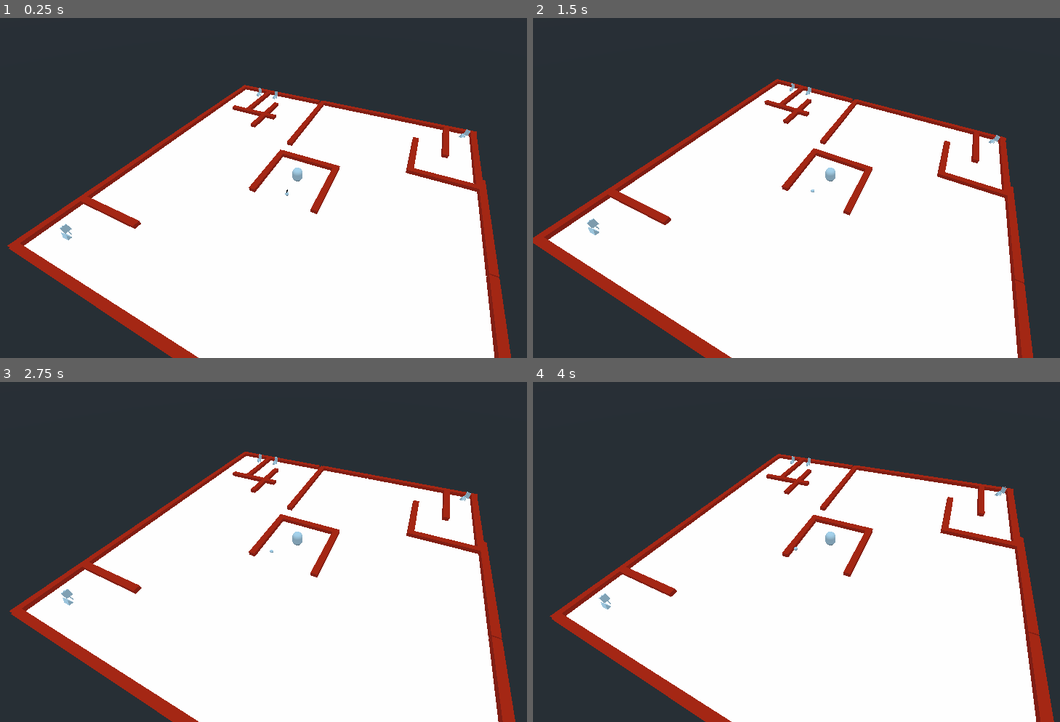
Above: before the commit, frames 1-4 (two rows, left to right).
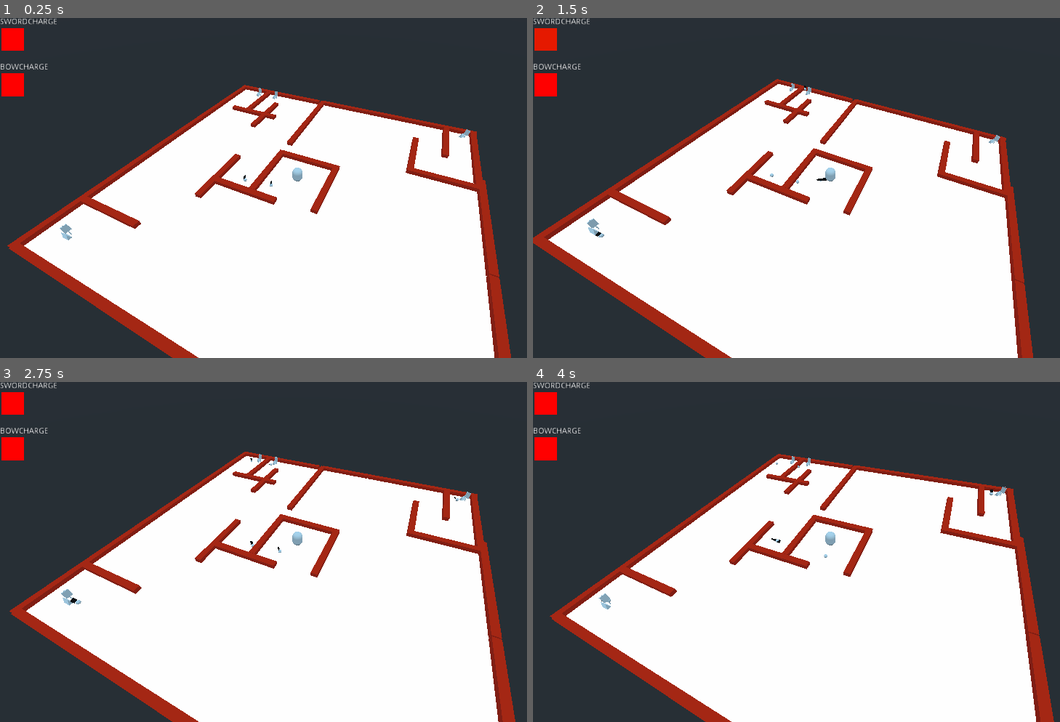
Above: after the commit, the same moments.

Repository: dannytaylor/ld49
Game: Godot game, scene res://levels/test.tscn
The game is run twice, just before and just after one commit, with the same random seed, the same clock (stepped at 60 frames per second) and the same inputs.
Inputs (mouse positions are in pixels of both pictures, inside the frame that each line leads up to):
- Up to frame 1 (0.25 s): no input
- Up to frame 2 (1.5 s): tap Enter at 0.5 s; move the mouse to (854, 188) at 0.52 s; click (854, 188) at 0.67 s; move the mouse to (796, 188) at 1.27 s; click (796, 188) at 1.42 s
- Up to frame 3 (2.75 s): move the mouse to (305, 545) at 2.02 s; click (305, 545) at 2.17 s
- Up to frame 4 (4 s): move the mouse to (817, 558) at 2.77 s; click (817, 558) at 2.92 s; move the mouse to (865, 555) at 3.52 s; click (865, 555) at 3.67 s

The runs differ from the first frame. In frame 1, 1.3% of the frame differs, in the area x 0-55%, y 0-55%; in frame 2, 1.3%, in the area x 0-56%, y 0-65%; in frame 3, 1.3%; in frame 4, 1.3%.

Commit message:
WIP attacks started, needs work

Diff:
--- a/project/levels/Hero.gd
+++ b/project/levels/Hero.gd
@@ -1,13 +1,52 @@
 extends MeshInstance
 
 var attack_charged = false
+var bow_charged = false
 
 # Called when the node enters the scene tree for the first time.
 func _ready():
 	pass # Replace with function body.
 
+func _process(delta):
+	_colorize_gui()
+
+func _colorize_gui():
+	var atkpct = $AttackChargeTimer.time_left / $AttackChargeTimer.wait_time
+	if $AttackChargeTimer.is_stopped():
+		atkpct = 1.0
+	var bowpct = $BowChargeTimer.time_left / $BowChargeTimer.wait_time
+	if $BowChargeTimer.is_stopped():
+		bowpct = 1.0
+
+	var atk_red = atkpct
+	var atk_green = 1 - atkpct
+	if atk_green != 0:
+		print(atk_green)
+	var atk_blue = 0.0
+	if attack_charged:
+		atk_red = 1
+		atk_green = 1
+		atk_blue = 1
+	$SwordCharge/ColorRect.color.r = atk_red
+	$SwordCharge/ColorRect.color.g = atk_green
+	$SwordCharge/ColorRect.color.b = atk_blue
+
+	var bow_red = bowpct
+	var bow_green = 1 - bowpct
+	var bow_blue = 0.0
+	if bow_charged:
+		bow_red = 1
+		bow_green = 1
+		bow_blue = 1
+	$BowCharge/ColorRect.color.r = bow_red
+	$BowCharge/ColorRect.color.g = bow_green
+	$BowCharge/ColorRect.color.b = bow_blue
+
 func _get_melee_enemies():
 	return $AttackZone.get_overlapping_bodies()
+
+func _get_ranged_enemies():
+	return $ArrowZone.get_overlapping_bodies()
 
 func _attack_single_enemy():
 	var enemies = _get_melee_enemies()
@@ -24,7 +63,7 @@
 
 	# Attack the enemy
 	print("Attacking enemy: " + closest_enemy.to_string())
-	var slashscn = load("res://objects/effects/slash.tscn")
+	var slashscn = load("res://objects/attacks/slash.tscn")
 	var slash = slashscn.instance()
 	slash.global_transform.origin = self.global_transform.origin
 	slash.look_at(closest_enemy.global_transform.origin, Vector3(0, 1, 0))
@@ -36,10 +75,39 @@
 	var enemies = _get_melee_enemies()
 	for enemy in enemies:
 		print("Attacking enemy: " + enemy.to_string())
-	var spinscn = load("res://objects/effects/spin.tscn")
+	var spinscn = load("res://objects/attacks/spin.tscn")
 	var spin = spinscn.instance()
 	spin.global_transform.origin = self.global_transform.origin
 	self.get_parent().add_child(spin)
+
+func _attack_enemy_with_bow():
+	var enemies = _get_ranged_enemies()
+	var furthest_distance = -INF
+	var furthest_enemy = null
+	for enemy in enemies:
+		var distance = self.global_transform.origin.distance_squared_to(enemy.global_transform.origin)
+		if distance > furthest_distance:
+			furthest_distance = distance
+			furthest_enemy = enemy
+	if furthest_enemy == null:
+		# Nothing to do...
+		return
+
+	var arrowscn = load("res://objects/attacks/arrow.tscn")
+	var arrow = arrowscn.instance()
+	self.get_parent().add_child(arrow)
+
+	# Create a path for the arrow to follow
+	var midpoint_x = (self.global_transform.origin.x + furthest_enemy.global_transform.origin.x) / 2
+	var midpoint_z = (self.global_transform.origin.z + furthest_enemy.global_transform.origin.z) / 2
+	var curve = Curve3D.new()
+	curve.clear_points()
+	curve.add_point(self.global_transform.origin)
+	curve.add_point(Vector3(midpoint_x, furthest_enemy.global_transform.origin.y + 1, midpoint_z))
+	curve.add_point(furthest_enemy.global_transform.origin)
+
+	arrow.get_path().curve = curve
+	arrow.global_transform.origin = self.global_transform.origin
 
 func _input(event):
 	if event is InputEventMouseButton:
@@ -58,15 +126,28 @@
 				else:
 					# Not long enough
 					pass
+				attack_charged = false
 		if event.button_index == 2:
 			if event.pressed == true:
-				# Do nothing on press
-				pass
+				# Start charging bow
+				bow_charged = false
+				$BowChargeTimer.start()
 			else:
-				# Arrow attack
-				pass
+				# Stop charging bow
+				$BowChargeTimer.stop()
+				if bow_charged == true:
+					# spin attack
+					_attack_enemy_with_bow()
+				else:
+					# Not long enough
+					pass
+				bow_charged = false
 
 
 func _on_AttackChargeTimer_timeout():
 	attack_charged = true
 	$AttackChargeTimer.stop()
+
+func _on_BowChargeTimer_timeout():
+	bow_charged = true
+	$BowChargeTimer.stop()
--- a/project/levels/test.tscn
+++ b/project/levels/test.tscn
@@ -14,7 +14,7 @@
 [sub_resource type="CapsuleMesh" id=3]
 
 [sub_resource type="BoxShape" id=4]
-extents = Vector3( 3, 3, 2 )
+extents = Vector3( 15, 15, 2 )
 
 [node name="Spatial" type="Spatial"]
 
@@ -25,24 +25,28 @@
 camp_name = "North Camp"
 enemy_type = "goblin"
 spawn_parent = NodePath("../..")
+hero = NodePath("../../Hero")
 
 [node name="EastCamp0" parent="Board" instance=ExtResource( 5 )]
 transform = Transform( 0.025479, 0, -0.999675, 0, 1, 0, 0.999675, 0, 0.025479, 4.54553, 0, -4.00537 )
 camp_name = "North Camp"
 enemy_type = "goblin"
 spawn_parent = NodePath("../..")
+hero = NodePath("../../Hero")
 
 [node name="EastCamp1" parent="Board" instance=ExtResource( 5 )]
 transform = Transform( 0.025479, 0, -0.999675, 0, 1, 0, 0.999675, 0, 0.025479, 4.60747, 0, -3.19181 )
 camp_name = "North Camp"
 enemy_type = "goblin"
 spawn_parent = NodePath("../..")
+hero = NodePath("../../Hero")
 
 [node name="SouthCamp" parent="Board" instance=ExtResource( 5 )]
 transform = Transform( -0.596603, 0, -0.802536, 0, 1, 0, 0.802536, 0, -0.596603, 4.67133, 0, 4.55424 )
 camp_name = "North Camp"
 enemy_type = "goblin"
 spawn_parent = NodePath("../..")
+hero = NodePath("../../Hero")
 
 [node name="StaticBody" type="StaticBody" parent="Board"]
 transform = Transform( 0.093, 0, 0, 0, 0.118, 0, 0, 0, 1, -4.90927, 0, 0 )
@@ -371,6 +375,26 @@
 shape = SubResource( 1 )
 
 [node name="MeshInstance" type="MeshInstance" parent="Board/StaticBody33"]
+mesh = SubResource( 2 )
+material/0 = ExtResource( 3 )
+
+[node name="StaticBody34" type="StaticBody" parent="Board"]
+transform = Transform( 0.093, 0, 0, 0, 0.118, 0, 0, 0, 1, -1.10655, 0, -1.16955 )
+
+[node name="CollisionShape" type="CollisionShape" parent="Board/StaticBody34"]
+shape = SubResource( 1 )
+
+[node name="MeshInstance" type="MeshInstance" parent="Board/StaticBody34"]
+mesh = SubResource( 2 )
+material/0 = ExtResource( 3 )
+
+[node name="StaticBody35" type="StaticBody" parent="Board"]
+transform = Transform( -4.06516e-09, 0, -1, 0, 0.118, 0, 0.093, 0, -4.37114e-08, -0.847527, 0, -2.2126 )
+
+[node name="CollisionShape" type="CollisionShape" parent="Board/StaticBody35"]
+shape = SubResource( 1 )
+
+[node name="MeshInstance" type="MeshInstance" parent="Board/StaticBody35"]
 mesh = SubResource( 2 )
 material/0 = ExtResource( 3 )
 
@@ -385,6 +409,42 @@
 material/0 = null
 script = ExtResource( 6 )
 
+[node name="SwordCharge" type="Label" parent="Hero"]
+margin_right = 101.0
+margin_bottom = 14.0
+text = "SWORDCHARGE"
+__meta__ = {
+"_edit_use_anchors_": false
+}
+
+[node name="ColorRect" type="ColorRect" parent="Hero/SwordCharge"]
+margin_left = 2.37842
+margin_top = 17.5408
+margin_right = 42.3784
+margin_bottom = 57.5408
+rect_pivot_offset = Vector2( -10.1084, 22.4592 )
+color = Color( 1, 0, 0, 1 )
+__meta__ = {
+"_edit_use_anchors_": false
+}
+
+[node name="BowCharge" type="Label" parent="Hero"]
+margin_top = 80.0
+margin_right = 100.0
+margin_bottom = 94.0
+text = "BOWCHARGE"
+__meta__ = {
+"_edit_use_anchors_": false
+}
+
+[node name="ColorRect" type="ColorRect" parent="Hero/BowCharge"]
+margin_left = 2.37842
+margin_top = 17.5408
+margin_right = 42.3784
+margin_bottom = 57.5408
+rect_pivot_offset = Vector2( -10.1084, 22.4592 )
+color = Color( 1, 0, 0, 1 )
+
 [node name="AttackZone" type="Area" parent="Hero"]
 collision_layer = 128
 collision_mask = 128
@@ -393,11 +453,28 @@
 transform = Transform( 1, 0, 0, 0, 1, 3.55271e-15, 0, -3.55271e-15, 1, 0, 0, 0 )
 shape = SubResource( 4 )
 
+[node name="ArrowZone" type="Area" parent="Hero"]
+collision_layer = 128
+collision_mask = 128
+
+[node name="c" type="CollisionShape" parent="Hero/ArrowZone"]
+transform = Transform( 1, 0, 0, 0, 1, 3.55271e-15, 0, -3.55271e-15, 1, 0, 0, 0 )
+shape = SubResource( 4 )
+
 [node name="AttackChargeTimer" type="Timer" parent="Hero"]
 wait_time = 0.66
 one_shot = true
 
+[node name="BowChargeTimer" type="Timer" parent="Hero"]
+wait_time = 0.33
+one_shot = true
+
 [node name="Enemy" parent="." instance=ExtResource( 4 )]
-transform = Transform( 1, 0, 0, 0, 1, 0, 0, 0, 1, -0.716577, 0.633058, 0 )
+transform = Transform( 1, 0, 0, 0, 1, 0, 0, 0, 1, -0.588233, 0.633058, -0.571428 )
+
+[node name="Enemy2" parent="." instance=ExtResource( 4 )]
+transform = Transform( 1, 0, 0, 0, 1, 0, 0, 0, 1, -0.716577, 0.633058, -1.38698 )
+attack_range = 3.0
 
 [connection signal="timeout" from="Hero/AttackChargeTimer" to="Hero" method="_on_AttackChargeTimer_timeout"]
+[connection signal="timeout" from="Hero/BowChargeTimer" to="Hero" method="_on_BowChargeTimer_timeout"]
--- a/project/objects/Camp/Camp.gd
+++ b/project/objects/Camp/Camp.gd
@@ -6,7 +6,7 @@
 export(String) var camp_name = "NULL_CAMP"
 export(String, "goblin", "hobgoblin", "ogre") var enemy_type
 export(NodePath) var spawn_parent
-export(NodePath) var spawn_enable_area
+export(NodePath) var hero
 
 var spawns = []
 var monster_scene = null
@@ -17,14 +17,13 @@
 	var rngval = rng.randf_range(minval, maxval)
 	return rngval
 
-
 # Called when the node enters the scene tree for the first time.
 func _ready():
 	rng.randomize()
 	if enemy_type == "goblin" or enemy_type == "hobgoblin" or enemy_type == "ogre":
 		monster_scene = load("res://objects/Enemy/Enemy.tscn")
 	# First spawn is either a quarter of the duration or 4/5ths at most
-	$spawn_timer.wait_time = _get_rng_val(spawn_delay * (1.0 / 4.0), spawn_delay * (4.0 / 5.0))
+	$spawn_timer.wait_time = 1 + _get_rng_val(0.25, 1)
 	$spawn_timer.start()
 
 func notify_spawn_death(monster):
@@ -44,7 +43,6 @@
 	# Spawn something!
 	var new_monster = null
 	new_monster = monster_scene.instance()
-
 	get_node(spawn_parent).add_child(new_monster)
 	new_monster.global_transform  = $spawn_location.global_transform
 	spawns.append(new_monster)
--- /dev/null
+++ b/project/objects/Enemy/Enemy.gd
@@ -0,0 +1,87 @@
+extends RigidBody
+
+export(String, "melee", "ranged") var attack_type = "melee"
+export(float) var attack_range = 0.25
+export(float) var attack_time = 1.5
+export(float) var attack_backswing = 3.0
+
+var is_attacking = false
+var is_backswing = false
+
+var hero_obj = null
+
+# Called when the node enters the scene tree for the first time.
+func _ready():
+	hero_obj = get_node("../Hero")
+	$AttackTimer.wait_time = attack_time
+	$BackswingTimer.wait_time = attack_backswing
+
+func _hero_in_range():
+	var distance = self.global_transform.origin.distance_squared_to(hero_obj.global_transform.origin)
+	if distance <= attack_range:
+		return true
+	return false
+
+func _attempt_attack():
+	# Doublecheck if close enough
+	if _hero_in_range() == false:
+		# Can't attack, we're done here
+		return
+
+	if attack_type == "melee":
+		var slashscn = load("res://objects/attacks/slash.tscn")
+		var slash = slashscn.instance()
+		slash.global_transform.origin = self.global_transform.origin
+		slash.look_at(hero_obj.global_transform.origin, Vector3(0, 1, 0))
+		slash.rotate_object_local(Vector3(0,1,0), 3.14)
+		self.get_parent().add_child(slash)
+	if attack_type == "ranged":
+		var arrowscn = load("res://objects/attacks/arrow.tscn")
+		var arrow = arrowscn.instance()
+		arrow.look_at(hero_obj.global_transform.origin, Vector3(0, 1, 0))
+		arrow.rotate_object_local(Vector3(0,1,0), 3.14)
+		self.get_parent().add_child(arrow)
+		# Create a path for the arrow to follow
+		var midpoint_x = (self.global_transform.origin.x + hero_obj.global_transform.origin.x) / 2
+		var midpoint_z = (self.global_transform.origin.z + hero_obj.global_transform.origin.z) / 2
+		var curve = Curve3D.new()
+		curve.clear_points()
+
+		curve.add_point(hero_obj.global_transform.origin)
+		curve.add_point(Vector3(midpoint_x, hero_obj.global_transform.origin.y + 1, midpoint_z))
+		curve.add_point(self.global_transform.origin)
+
+		arrow.get_path().curve = curve
+		arrow.global_transform.origin = self.global_transform.origin
+
+
+func _check_attack():
+	if is_attacking == false and is_backswing == false:
+		# Check if close enough
+		if _hero_in_range() == true:
+			# We can start an attack
+			is_attacking = true
+			$AttackTimer.start()
+	elif is_attacking == true:
+		# How far along in the attack are we?/
+		var anim_pct = 1 - ($AttackTimer.time_left / attack_time)
+	elif is_backswing == true:
+		var anim_pct = 1 - ($BackswingTimer.time_left / attack_time)
+
+func _process(delta):
+	pass
+
+func _on_AttackTimer_timeout():
+	is_attacking = false
+	is_backswing = true
+	_attempt_attack()
+	$BackswingTimer.start()
+
+
+func _on_BackswingTimer_timeout():
+	is_attacking = false
+	is_backswing = false
+
+
+func _on_CheckTimer_timeout():
+	_check_attack()
--- a/project/objects/Enemy/Enemy.tscn
+++ b/project/objects/Enemy/Enemy.tscn
@@ -1,6 +1,7 @@
-[gd_scene load_steps=7 format=2]
+[gd_scene load_steps=8 format=2]
 
 [ext_resource path="res://objects/Enemy/EnemyUI.tscn" type="PackedScene" id=1]
+[ext_resource path="res://objects/Enemy/Enemy.gd" type="Script" id=2]
 
 [sub_resource type="SphereShape" id=1]
 radius = 0.5
@@ -25,6 +26,7 @@
 collision_layer = 129
 collision_mask = 129
 mass = 23.81
+script = ExtResource( 2 )
 
 [node name="CollisionShape" type="CollisionShape" parent="."]
 transform = Transform( 0.1, 0, 0, 0, 0.1, 0, 0, 0, 0.1, 0, 0, 0 )
@@ -37,3 +39,14 @@
 [node name="EnemyUI" parent="CollisionShape" instance=ExtResource( 1 )]
 transform = Transform( 1, 0, 0, 0, 1, 0, 0, 0, 1, 0, 1, 0 )
 mesh = SubResource( 5 )
+
+[node name="AttackTimer" type="Timer" parent="."]
+
+[node name="BackswingTimer" type="Timer" parent="."]
+
+[node name="CheckTimer" type="Timer" parent="."]
+autostart = true
+
+[connection signal="timeout" from="AttackTimer" to="." method="_on_AttackTimer_timeout"]
+[connection signal="timeout" from="BackswingTimer" to="." method="_on_BackswingTimer_timeout"]
+[connection signal="timeout" from="CheckTimer" to="." method="_on_CheckTimer_timeout"]
--- a/project/objects/effects/spin.gd
+++ b/project/objects/attacks/arrow.gd
@@ -1,7 +1,7 @@
 extends Spatial
 
-export(float) var lifetime = 0.20
-export(float) var max_size = 1
+export(float) var lifetime = 1.66
+
 
 # Called when the node enters the scene tree for the first time.
 func _ready():
@@ -12,11 +12,15 @@
 # Called every frame. 'delta' is the elapsed time since the previous frame.
 func _process(delta):
 	var pct_done = 1.0 - ($Lifetime.time_left / lifetime)
-	$MeshInstance.scale.x = max_size * pct_done
-	$MeshInstance.scale.z = max_size * pct_done
+
+	# Travel along the path
+	$ArrowPath/PathFollow.unit_offset = pct_done
 
 
 func _on_Lifetime_timeout():
 	for child in self.get_children():
 		child.queue_free()
 	self.queue_free()
+
+func get_path():
+	return $ArrowPath
--- /dev/null
+++ b/project/objects/attacks/arrow.tscn
@@ -0,0 +1,50 @@
+[gd_scene load_steps=8 format=2]
+
+[ext_resource path="res://objects/attacks/arrow.gd" type="Script" id=1]
+
+[sub_resource type="Curve3D" id=6]
+_data = {
+"points": PoolVector3Array(  ),
+"tilts": PoolRealArray(  )
+}
+
+[sub_resource type="CylinderMesh" id=7]
+
+[sub_resource type="SpatialMaterial" id=8]
+albedo_color = Color( 1, 0, 0, 1 )
+
+[sub_resource type="CubeMesh" id=9]
+
+[sub_resource type="SpatialMaterial" id=10]
+albedo_color = Color( 0, 0, 0, 1 )
+
+[sub_resource type="PrismMesh" id=11]
+
+[node name="Spatial" type="Spatial"]
+script = ExtResource( 1 )
+
+[node name="Lifetime" type="Timer" parent="."]
+one_shot = true
+
+[node name="ArrowPath" type="Path" parent="."]
+curve = SubResource( 6 )
+
+[node name="PathFollow" type="PathFollow" parent="ArrowPath"]
+loop = false
+
+[node name="shaft" type="MeshInstance" parent="ArrowPath/PathFollow"]
+transform = Transform( 0.01, 0, 0, 0, 0.1, 0, 0, 0, 0.01, 0, 0, 0 )
+mesh = SubResource( 7 )
+material/0 = SubResource( 8 )
+
+[node name="feather" type="MeshInstance" parent="ArrowPath/PathFollow/shaft"]
+transform = Transform( 0.33, 0, 0, 0, 0.33, 0, 0, 0, 5, 0, -0.66, 0 )
+mesh = SubResource( 9 )
+material/0 = SubResource( 10 )
+
+[node name="tip" type="MeshInstance" parent="ArrowPath/PathFollow/shaft"]
+transform = Transform( 1, 0, 0, 0, 0.33, 0, 0, 0, 1, 0, 1.2, 0 )
+mesh = SubResource( 11 )
+material/0 = null
+
+[connection signal="timeout" from="Lifetime" to="." method="_on_Lifetime_timeout"]
--- a/project/objects/effects/slash.tscn
+++ b/project/objects/attacks/slash.tscn
@@ -1,6 +1,6 @@
 [gd_scene load_steps=6 format=2]
 
-[ext_resource path="res://objects/effects/slash.gd" type="Script" id=1]
+[ext_resource path="res://objects/attacks/slash.gd" type="Script" id=1]
 
 [sub_resource type="PrismMesh" id=1]
 
--- /dev/null
+++ b/project/objects/attacks/spin.gd
@@ -0,0 +1,23 @@
+extends Spatial
+
+export(float) var lifetime = 0.20
+export(float) var max_size = 1
+
+
+# Called when the node enters the scene tree for the first time.
+func _ready():
+	$Lifetime.wait_time = lifetime
+	$Lifetime.start()
+
+
+# Called every frame. 'delta' is the elapsed time since the previous frame.
+func _process(delta):
+	var pct_done = 1.0 - ($Lifetime.time_left / lifetime)
+	$MeshInstance.scale.x = max_size * pct_done
+	$MeshInstance.scale.z = max_size * pct_done
+
+
+func _on_Lifetime_timeout():
+	for child in self.get_children():
+		child.queue_free()
+	self.queue_free()
--- a/project/objects/effects/spin.tscn
+++ b/project/objects/attacks/spin.tscn
@@ -1,6 +1,6 @@
 [gd_scene load_steps=4 format=2]
 
-[ext_resource path="res://objects/effects/spin.gd" type="Script" id=1]
+[ext_resource path="res://objects/attacks/spin.gd" type="Script" id=1]
 
 [sub_resource type="CylinderMesh" id=1]
 
Renamed: project/objects/effects/slash.gd -> project/objects/attacks/slash.gd
